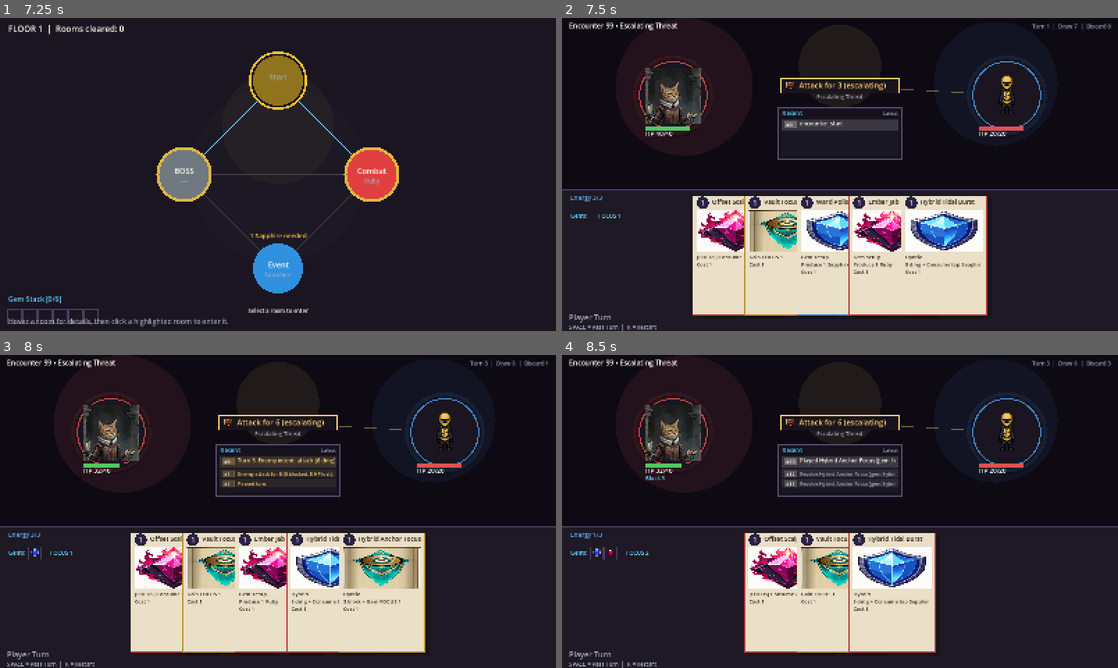
Above: before the commit, frames 1-4 (two rows, left to right).
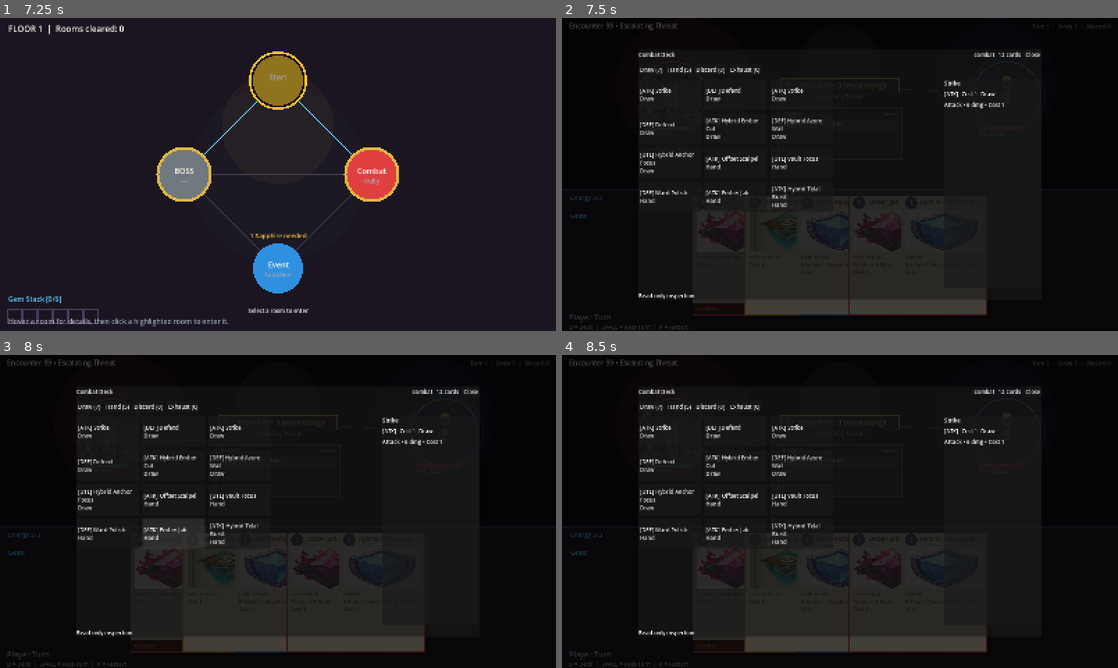
Above: after the commit, the same moments.

Repository: thrazznos/cardGame1
Game: Godot game, scene res://scenes/floor/floor_run.tscn
The game is run twice, just before and just after one commit, with the same random seed, the same clock (stepped at 60 frames per second) and the same inputs.
Inputs (mouse positions are in pixels of both pictures, inside the frame that each line leads up to):
- Up to frame 1 (7.25 s): tap Enter at 0.5, 2, 3.5 s; hold D 0.53-1.28 s; tap R at 0.6, 5.3, 5.85 s; click (278, 174) at 0.67 s; tap Space at 0.77, 1.07, 1.25, 1.52, 1.82, 2.75, 3.02, 3.32, 3.77, 4.07, 4.25, 4.52, 4.55, 4.82, 5.1, 6.02, 6.32, 6.77, 7.07 s; tap 1 at 0.8, 1.35, 6.05, 6.6 s; move the mouse to (166, 190) at 1.27 s; tap 2 at 1.55, 2.1, 6.8 s; move the mouse to (333, 105) at 2.02 s; hold D 2.03-3.53 s; tap 3 at 2.3, 2.85 s; move the mouse to (250, 237) at 2.77 s; click (250, 237) at 2.92 s; tap 4 at 3.05, 3.6 s; move the mouse to (444, 221) at 3.52 s; tap 5 at 3.8, 4.35 s; move the mouse to (111, 127) at 4.27 s; move the mouse to (305, 174) at 5.02 s; click (305, 174) at 5.17 s; move the mouse to (194, 96) at 5.77 s; hold D from 5.78 s (still down); move the mouse to (400, 158) at 6.52 s
- Up to frame 2 (7.5 s): keep holding D; move the mouse to (728, 190) at 7.27 s; tap 2 at 7.35 s; click (728, 190) at 7.42 s
- Up to frame 3 (8 s): keep holding D; tap Space at 7.52, 7.82 s; tap 3 at 7.55 s
- Up to frame 4 (8.5 s): move the mouse to (840, 511) at 8.02 s; release D at 8.03 s; tap 3 at 8.1 s; click (840, 511) at 8.17 s; tap 4 at 8.3 s

Frame 1 is identical in both runs. In frame 2, 47% of the frame differs, in the area x 0-100%, y 0-100%; in frame 3, 48%; in frame 4, 42%.

Commit message:
fix: wire deck inspection into live combat stage

Diff:
--- a/src/ui/combat_stage/combat_stage_controller.gd
+++ b/src/ui/combat_stage/combat_stage_controller.gd
@@ -21,10 +21,13 @@
 var _art_focus: Texture2D
 var _art_placeholder: Texture2D
 
+const DECK_INSPECTION_OVERLAY_SCENE := preload("res://scenes/ui/deck_inspection_overlay.tscn")
+
 var runner: Variant = null
 var vm: Dictionary = {}
 var previous_vm: Dictionary = {}
 var hovered_card_index: int = -1
+var deck_inspection_overlay: Variant = null
 
 const REWARD_CARD_WIDTH: float = 308.0
 const REWARD_CARD_HEIGHT: float = 418.0
@@ -37,6 +40,7 @@
 
 func _ready() -> void:
 	mouse_filter = Control.MOUSE_FILTER_STOP
+	_ensure_deck_inspection_overlay()
 	_player_portrait_tex = _try_load_first([
 		"res://assets/generated/stage/player_cat_steward_polish_bust.png",
 		"res://src/ui/combat_hud/assets/player_cat_steward_bust_128.png",
@@ -283,9 +287,9 @@
 		phase_color = UITheme.TEXT_BAD
 	draw_string(font, Vector2(20.0 * ui_scale, hand_y + card_h + 30.0 * ui_scale), phase_text, HORIZONTAL_ALIGNMENT_LEFT, -1, _scaled_font(22), phase_color)
 
-	# Pass button hint
+	# Combat controls hint
 	if result == CombatSliceRunner.RESULT_IN_PROGRESS:
-		draw_string(font, Vector2(20.0 * ui_scale, hand_y + card_h + 56.0 * ui_scale), "SPACE = Pass Turn  |  R = Restart", HORIZONTAL_ALIGNMENT_LEFT, -1, _scaled_font(16), UITheme.TEXT_MUTED)
+		draw_string(font, Vector2(20.0 * ui_scale, hand_y + card_h + 56.0 * ui_scale), "D = Deck  |  SPACE = Pass Turn  |  R = Restart", HORIZONTAL_ALIGNMENT_LEFT, -1, _scaled_font(16), UITheme.TEXT_MUTED)
 
 func _draw_card(pos: Vector2, card_id: String, instance_id: String, playable: bool, hovered: bool, reject_reason: String = "") -> void:
 	var font: Font = ThemeDB.fallback_font
@@ -777,9 +781,43 @@
 
 var _reward_hover_index: int = -1
 
+func _ensure_deck_inspection_overlay() -> Control:
+	if deck_inspection_overlay is Control and is_instance_valid(deck_inspection_overlay):
+		return deck_inspection_overlay
+	var overlay: Control = DECK_INSPECTION_OVERLAY_SCENE.instantiate()
+	overlay.name = "DeckInspectionOverlay"
+	overlay.visible = false
+	add_child(overlay)
+	move_child(overlay, get_child_count() - 1)
+	deck_inspection_overlay = overlay
+	return overlay
+
+func _is_deck_inspection_visible() -> bool:
+	if not (deck_inspection_overlay is Control) or not is_instance_valid(deck_inspection_overlay):
+		return false
+	return (deck_inspection_overlay as Control).visible
+
+func _open_deck_inspection(mode: String = "combat_full") -> void:
+	if runner == null or not runner.has_method("get_deck_inspection_snapshot"):
+		return
+	var overlay := _ensure_deck_inspection_overlay()
+	var snapshot: Dictionary = runner.get_deck_inspection_snapshot(mode)
+	if overlay.has_method("open_with_snapshot"):
+		overlay.open_with_snapshot(snapshot)
+
+func _close_deck_inspection() -> void:
+	if not _is_deck_inspection_visible():
+		return
+	var overlay: Control = deck_inspection_overlay
+	if overlay != null and overlay.has_method("close_overlay"):
+		overlay.close_overlay()
+
 func _gui_input(event: InputEvent) -> void:
 	var reward_state: String = str(vm.get("reward_state", CombatSliceRunner.REWARD_NONE))
 	var in_reward: bool = reward_state == CombatSliceRunner.REWARD_PRESENTED or reward_state == CombatSliceRunner.REWARD_APPLIED
+
+	if _is_deck_inspection_visible():
+		return
 
 	if event is InputEventMouseMotion:
 		var mm: InputEventMouseMotion = event
@@ -814,11 +852,25 @@
 	if not key.pressed or key.echo:
 		return
 	match key.keycode:
+		KEY_D:
+			if _is_deck_inspection_visible():
+				_close_deck_inspection()
+			else:
+				_open_deck_inspection("combat_full")
+			var viewport_deck := get_viewport()
+			if viewport_deck != null:
+				viewport_deck.set_input_as_handled()
 		KEY_SPACE:
+			if _is_deck_inspection_visible():
+				return
 			_handle_pass_or_continue()
 		KEY_R:
+			if _is_deck_inspection_visible():
+				return
 			runner.reset_battle(13371337)
 		KEY_1, KEY_2, KEY_3, KEY_4, KEY_5:
+			if _is_deck_inspection_visible():
+				return
 			var idx: int = int(key.keycode) - int(KEY_1)
 			_play_card_at_index(idx)
 
--- a/tests/smoke/run_combat_deck_overlay_probe.gd
+++ b/tests/smoke/run_combat_deck_overlay_probe.gd
@@ -10,7 +10,7 @@
 	hud.call("_unhandled_input", event)
 
 func _init() -> void:
-	var scene: PackedScene = load("res://scenes/combat/combat_slice.tscn")
+	var scene: PackedScene = load("res://scenes/combat/combat_stage.tscn")
 	var root_node: Node = scene.instantiate()
 	root.add_child(root_node)
 	await process_frame
@@ -20,9 +20,9 @@
 	await process_frame
 
 	var hud: Node = root_node.get_node("CombatHud")
-	var deck_button := hud.get_node_or_null("Margin/VBox/Buttons/Deck")
 	var overlay := hud.get_node_or_null("DeckInspectionOverlay")
 	var initial_visible: bool = overlay is Control and (overlay as Control).visible
+	var hint_snapshot: Dictionary = hud.get("vm") if hud.get("vm") is Dictionary else {}
 
 	_press_key(hud, KEY_D)
 	await process_frame
@@ -52,14 +52,7 @@
 	overlay = hud.get_node_or_null("DeckInspectionOverlay")
 	var after_hotkey_close_visible: bool = overlay is Control and (overlay as Control).visible
 
-	if deck_button is Button:
-		(deck_button as Button).pressed.emit()
-	await process_frame
-	overlay = hud.get_node_or_null("DeckInspectionOverlay")
-	var after_button_open_visible: bool = overlay is Control and (overlay as Control).visible
-
 	var payload := {
-		"deck_button_exists": deck_button is Button,
 		"initial_visible": initial_visible,
 		"after_hotkey_open_visible": after_hotkey_open_visible,
 		"title_text": title_text,
@@ -68,7 +61,9 @@
 		"hand_before_block": hand_before_block,
 		"hand_after_block": hand_after_block,
 		"after_hotkey_close_visible": after_hotkey_close_visible,
-		"after_button_open_visible": after_button_open_visible,
+		"has_unhandled_input": hud.has_method("_unhandled_input"),
+		"hint_has_deck": true,
+		"vm_turn": int(hint_snapshot.get("turn", 0)),
 	}
 	print("COMBAT_DECK_OVERLAY_PROBE=" + JSON.stringify(payload))
 
Not shown, changed: tests/smoke/test_playable_prototype.py
